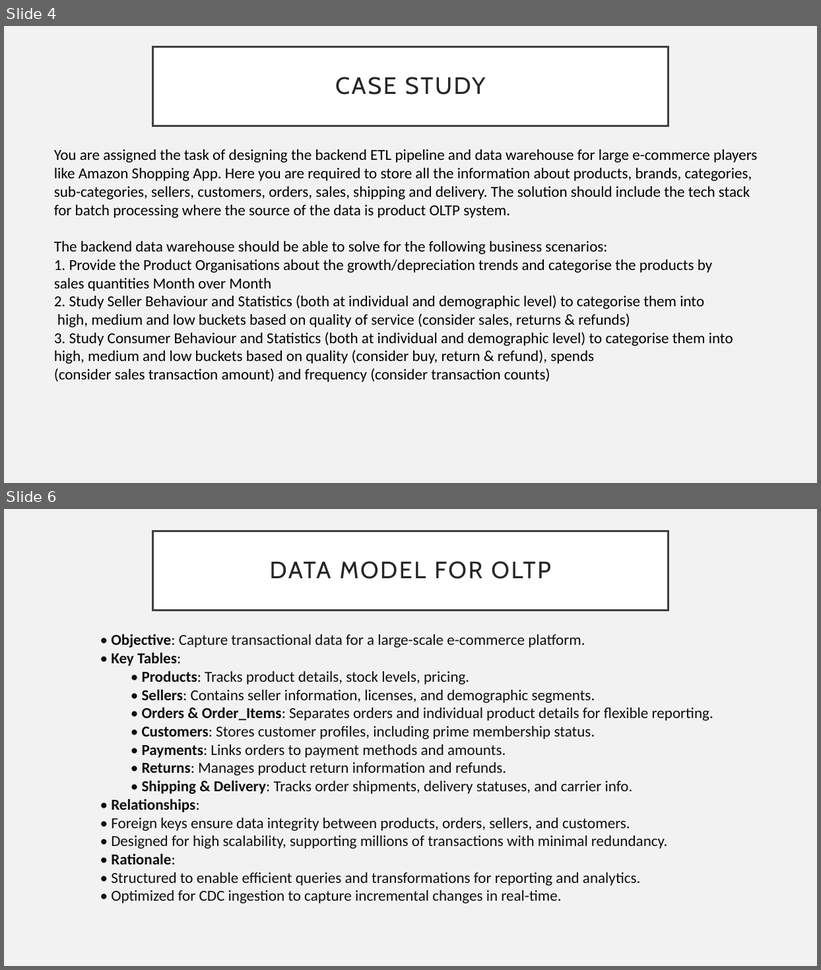
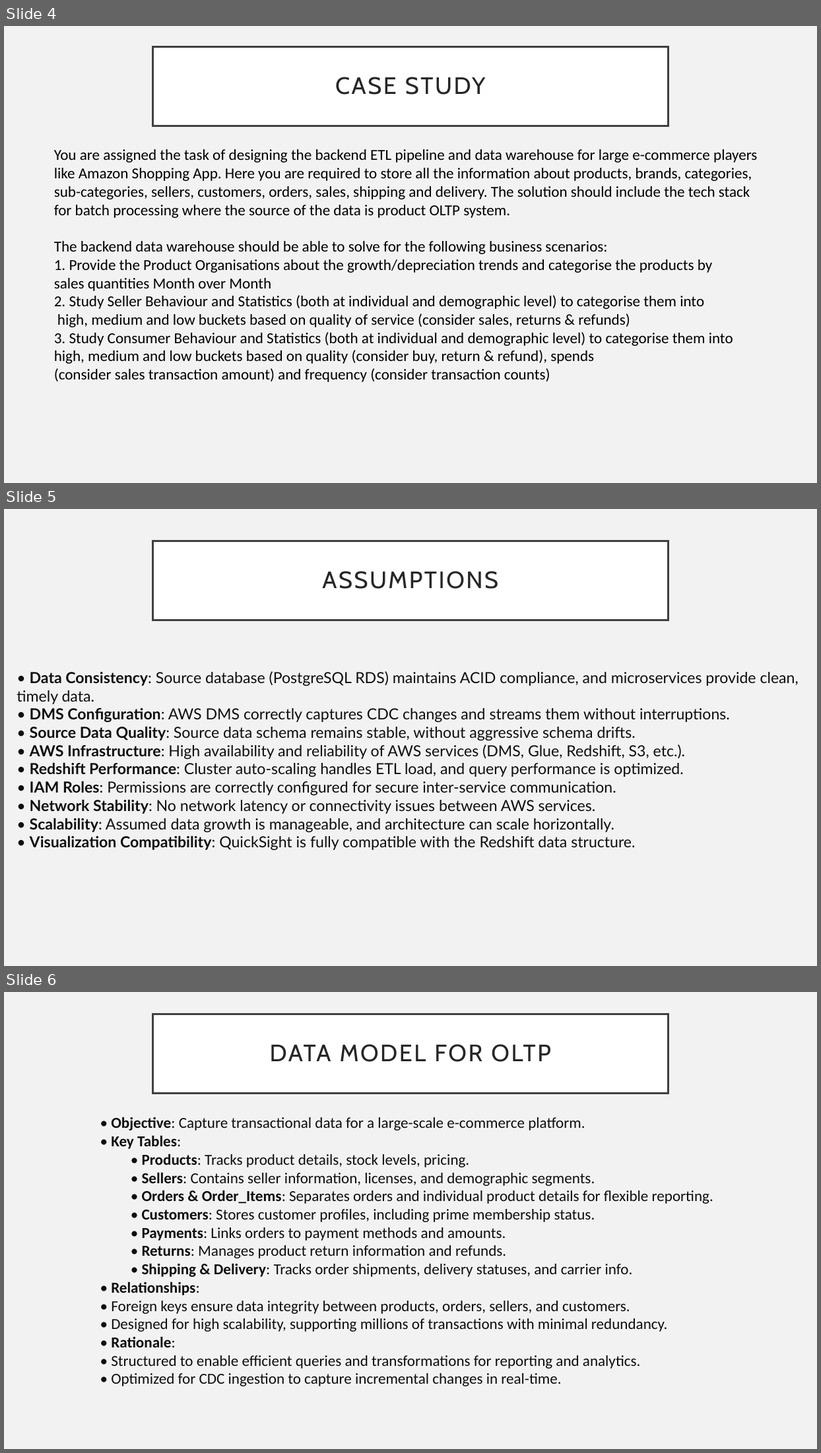
Before and after one commit to Tvkoushik/amazon-etl-pipeline, a slide deck: Craft-Demo.pptx. Shown one above the other, each under a label of ours: slides 4 and 6 before the commit, slides 4, 5 and 6 after it; the slides between them are not shown. The pictures are 821x970 and 821x1453 pixels, drawn with LibreOffice and Linux fonts; fonts in the diff are those of the drawing. Boxes give left, top, right and bottom in pixels: in the first picture for what was removed or moved away, otherwise in the second. Text is boxed around its words. In the diff, an @@ line names an element or a change of style, - is before the commit and + after.

```diff
--- a/Craft-Demo.pptx
+++ b/Craft-Demo.pptx
@@ slide 5 added at [4, 509, 817, 966], background #F2F2F2 @@
@@ title added at [153, 541, 668, 620], fill #FFFFFF, outline #404040 2.5 pt, 28 pt, text #262626 @@
+ASSUMPTIONS
@@ text added at [17, 671, 799, 851], 18 pt, text #0E0E0E @@
+• Data Consistency: Source database (PostgreSQL RDS) maintains ACID compliance, and microservices provide clean, timely data.
+• DMS Configuration: AWS DMS correctly captures CDC changes and streams them without interruptions.
+• Source Data Quality: Source data schema remains stable, without aggressive schema drifts.
+• AWS Infrastructure: High availability and reliability of AWS services (DMS, Glue, Redshift, S3, etc.).
+• Redshift Performance: Cluster auto-scaling handles ETL load, and query performance is optimized.
+• IAM Roles: Permissions are correctly configured for secure inter-service communication.
+• Network Stability: No network latency or connectivity issues between AWS services.
+• Scalability: Assumed data growth is manageable, and architecture can scale horizontally.
+• Visualization Compatibility: QuickSight is fully compatible with the Redshift data structure.
```
Also in this commit, not shown: 1 slide changed, 11 other slides added, 2 slides removed, 15 other files.
